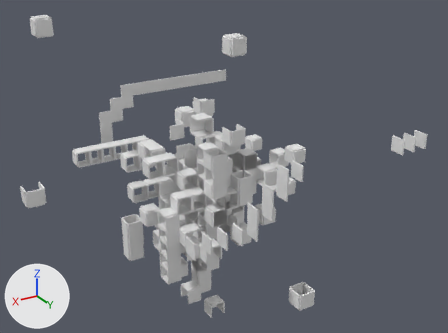
One commit to the COLLADA model Endabgabe/elements.dae: the scene before it, then after it.
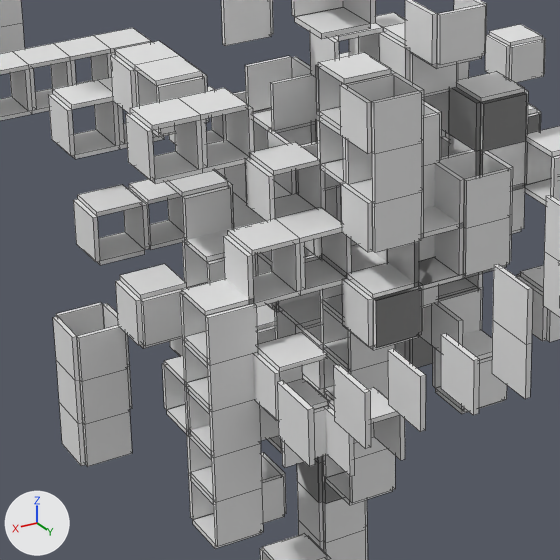
Old and new are each drawn whole from a 50 mm lens placed at (39.1, 70.0, 38.7), pointed at (-2.3, 0.9, 4.2) and again close up on the part from 24% to 60% of the width and 38% to 86% of the height. The lights are fixed; the arrows at lower left show +X, +Y and +Z. The close-ups show mesh edges as thin lines. Where no turn or scale is listed for an object, it has been applied to the vertices.

In view in the first close-up: 'Tunnel.019', 'Tunnel.021', 'Tunnel.053', 'Tunnel.054', 'Tunnel.071', 'Tunnel.091', 'Tunnel.122', 'Tunnel.128', 'Tunnel.294', 'Turn.016', 'Turn.020', 'Turn.026', 'Turn.047'.
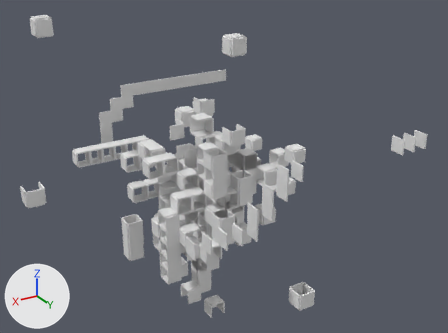
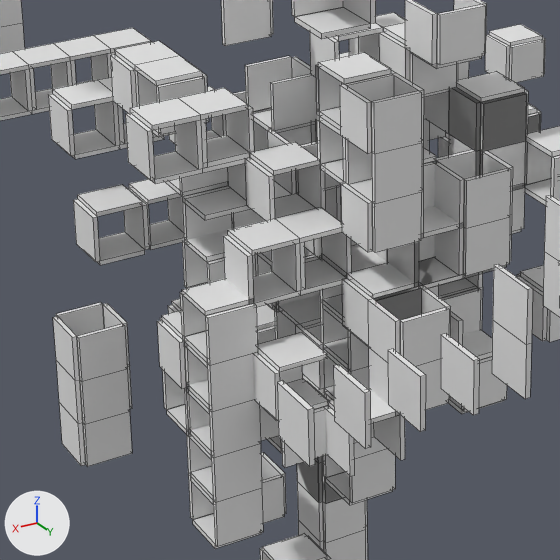
Edits to the scene script, one JSON object a line:
```json
{"op": "add", "block": "me_tunnel_004", "code": ["me_tunnel_004 = bpy.data.meshes.new('Tunnel.004')", "me_tunnel_004.from_pydata(...)  # a box spanning x -1.0..1.0, y 1.0..1.2, z -1.0..1.0; a box spanning x 1.0..1.2, y -1.0..1.0, z -1.0..1.0; a box spanning x -1.2..-1.0, y -1.0..1.0, z -1.0..1.0; a box spanning x -1.0..1.0, y -1.2..-1.0, z -1.0..1.0", "me_tunnel_004.materials.append(mat_material_004)  # white #e7e7e7"]}
{"op": "set", "path": "ob_turn_047.location", "old": "(8.0, -2.0, -2.0)", "new": "(8.0, 2.0, -2.0)"}
{"op": "set", "path": "ob_turn_047.rotation_euler", "old": "(1.571, 0.0, 0.0)", "new": "(3.142, 0.0, 0.0)", "note": "degrees (90, 0, 0) -> degrees (180, 0, 0)"}
{"op": "set", "path": "ob_turn_026.location", "old": "(0.0, 4.0, 6.0)", "new": "(6.0, 0.0, 4.0)"}
{"op": "set", "path": "ob_turn_026.rotation_euler", "old": "(0.0, 1.571, 0.0)", "new": "(1.571, 0.0, 3.142)", "note": "degrees (0, 90, 0) -> degrees (90, 0, 180)"}
{"op": "add", "block": "ob_tunnel_002", "code": ["ob_tunnel_002 = bpy.data.objects.new('Tunnel.002', me_tunnel_004)", "ob_tunnel_002.location = (2.0, 8.0, 0.0)"]}
{"op": "add", "block": "ob_tunnel_003", "code": ["ob_tunnel_003 = bpy.data.objects.new('Tunnel.003', me_tunnel_004.copy())", "ob_tunnel_003.location = (2.0, 8.0, -2.0)"]}
```

Changed parts and their boxes (x1, y1, x2, y2) in the close-ups (560 x 560 px):
```json
{"object": "Turn.047", "change": "moved, turned", "before": [115, 264, 187, 349], "after": [157, 311, 208, 389]}
{"object": "Turn.026", "change": "moved, turned", "before": [423, 101, 441, 166], "after": [179, 135, 250, 220]}
{"object": "Tunnel.002", "change": "added", "after": [368, 285, 451, 367]}
{"object": "Tunnel.003", "change": "added", "after": [369, 348, 450, 416]}
```
